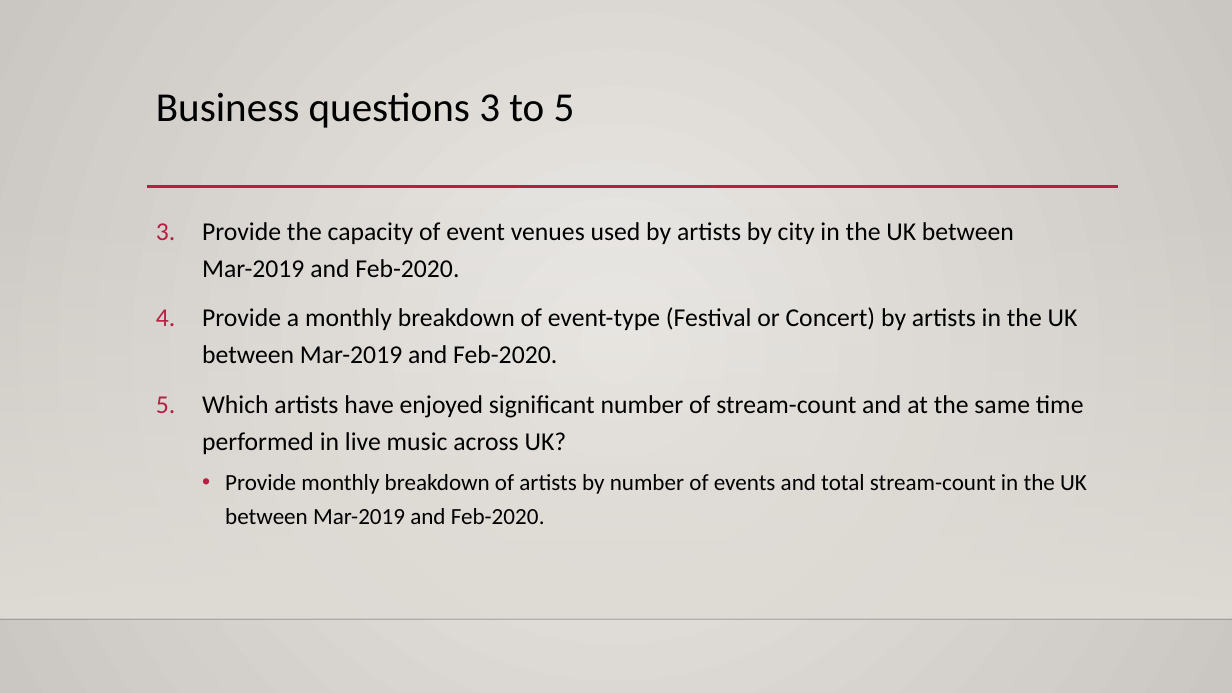
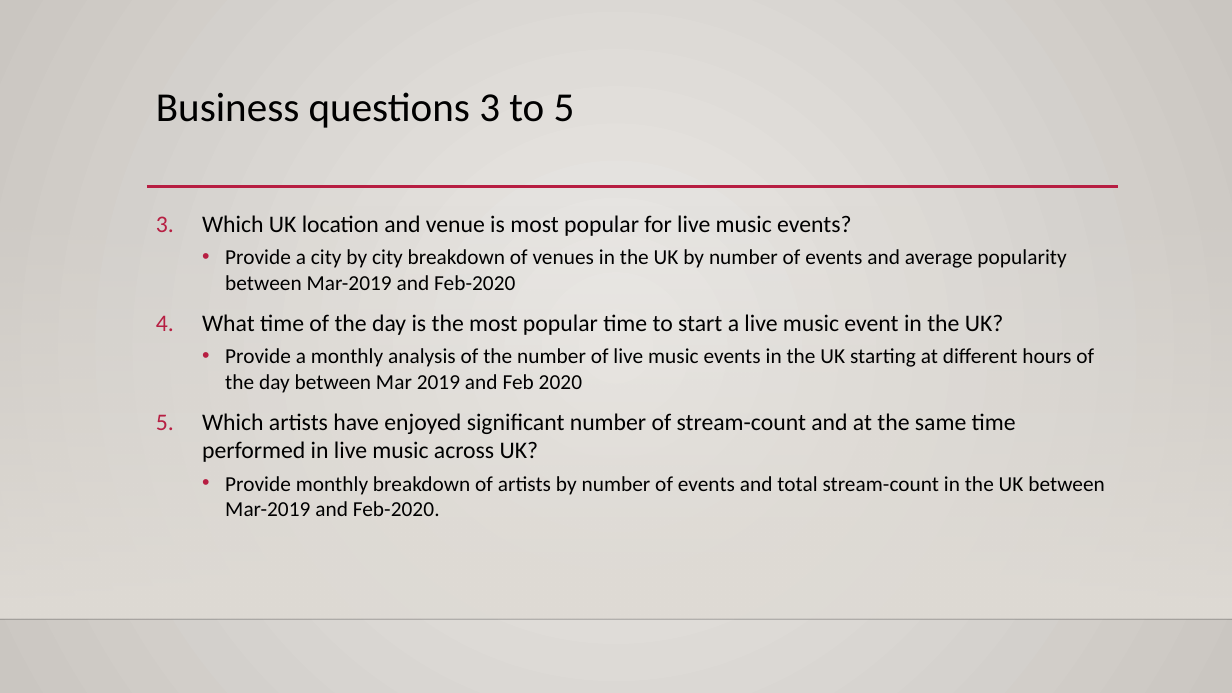
Before and after one commit to mahyarshu/Gigalytics, a slide deck: slide 22 of documents/Presentation/Innovators.pptx. Drawn at 1232x693 pixels with LibreOffice and Linux fonts; fonts in the diff are those of the drawing; background and template pictures are left out. Boxes give left, top, right and bottom in pixels: in the first picture for what was removed or moved away, otherwise in the second. Text is boxed around its words. In the diff, an @@ line names an element or a change of style, - is before the commit and + after.

```diff
--- a/documents/Presentation/Innovators.pptx
+++ b/documents/Presentation/Innovators.pptx
@@ text at [202, 215, 1094, 393]: text changed; size 20 to 16.6 pt @@
-3. Provide the capacity of event venues used by artists by city in the UK between Mar-2019 and Feb-2020.
-4. Provide a monthly breakdown of event-type (Festival or Concert) by artists in the UK between Mar-2019 and Feb-2020.
+3. Which UK location and venue is most popular for live music events?
+  • Provide a city by city breakdown of venues in the UK by number of events and average popularity between Mar-2019 and Feb-2020
+4. What time of the day is the most popular time to start a live music event in the UK?
+  • Provide a monthly analysis of the number of live music events in the UK starting at different hours of the day between Mar 2019 and Feb 2020
@@ text at [202, 413, 1105, 516]: size 20 to 18.5 pt in "Which artists have enjoyed significant number of ..."; size 18 to 16.6 pt in "Provide monthly breakdown of artists by number ..."; line spacing 1.2 to 1 @@
```
Also in this commit, not shown: 3 other slides changed, 7 slides added.
